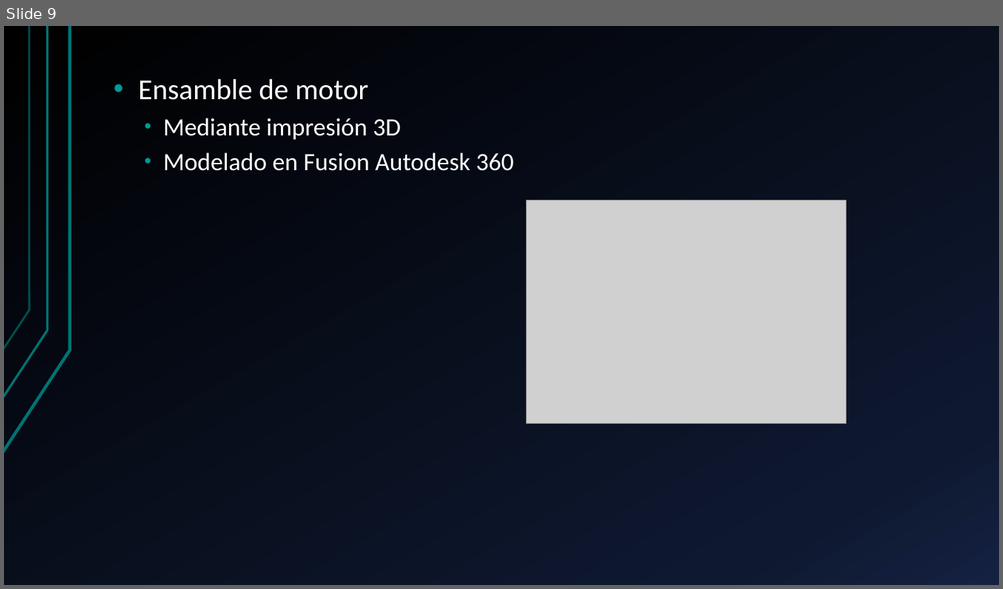
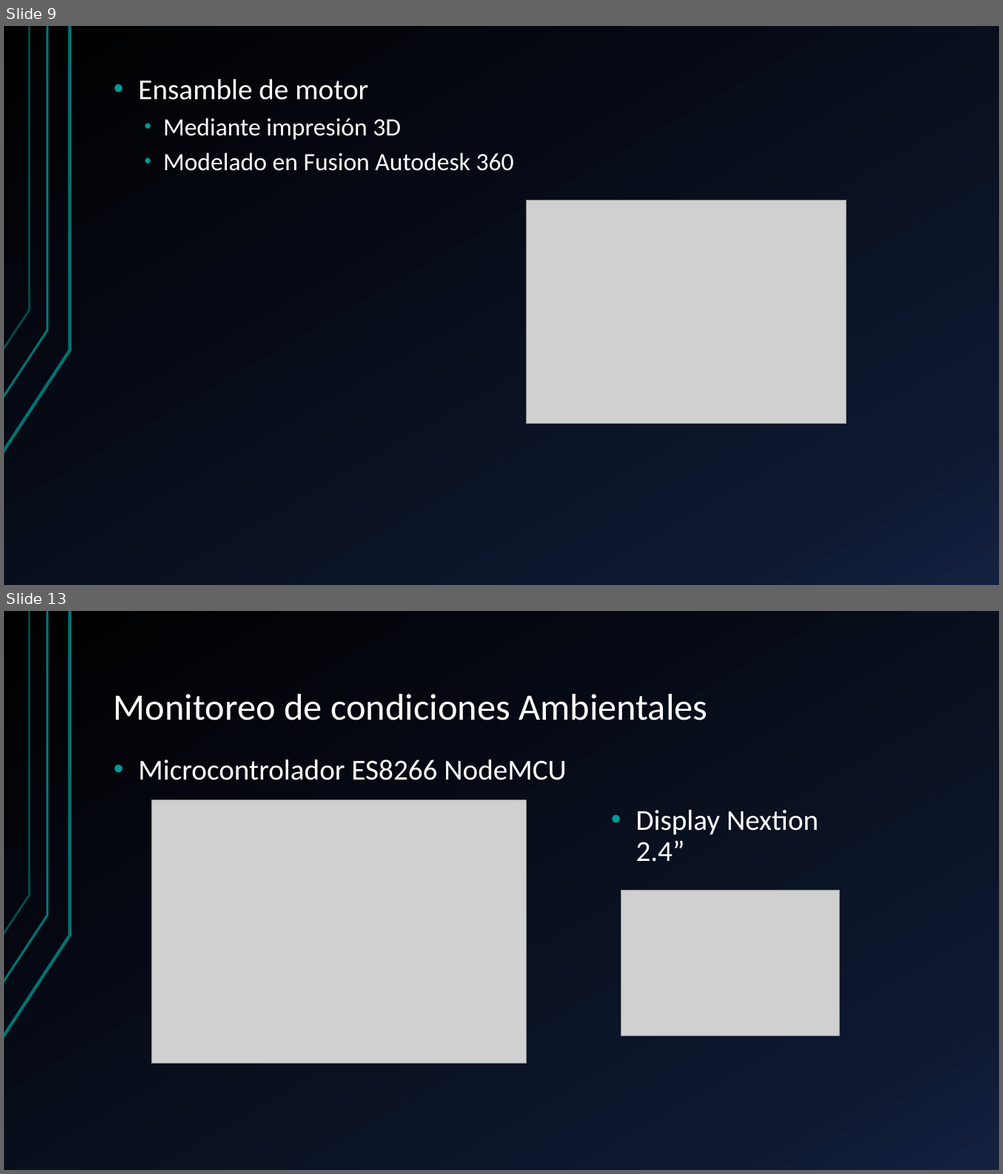
Before and after one commit to harrylisby/FLER, a slide deck: ppt_FLER.pptx. Shown one above the other, each under a label of ours: slide 9 before the commit, slides 9 and 13 after it; the slides between them are not shown. The pictures are 1003x589 and 1003x1174 pixels, drawn with LibreOffice and Linux fonts; fonts in the diff are those of the drawing; grey boxes stand for pictures. Boxes give left, top, right and bottom in pixels: in the first picture for what was removed or moved away, otherwise in the second. Text is boxed around its words. In the diff, an @@ line names an element or a change of style, - is before the commit and + after.

```diff
--- a/ppt_FLER.pptx
+++ b/ppt_FLER.pptx
@@ slide 13 added at (4, 611, 999, 1170), background gradient #000000 to #0F1931 to #142242; not listed: 3 template elements that a slide beside it also shows @@
@@ title added at (114, 694, 707, 721), 36 pt, text #FFFFFF @@
+Monitoreo de condiciones Ambientales
@@ text added at (138, 759, 566, 780), 28 pt, text #FFFFFF @@
+• Microcontrolador ES8266 NodeMCU
@@ picture added at (152, 800, 526, 1064) @@
@@ text added at (636, 809, 818, 862), 28 pt, text #FFFFFF @@
+• Display Nextion 2.4”
@@ picture added at (621, 891, 839, 1037) @@
```
Also in this commit, not shown: 3 slides changed, 4 other slides added.
